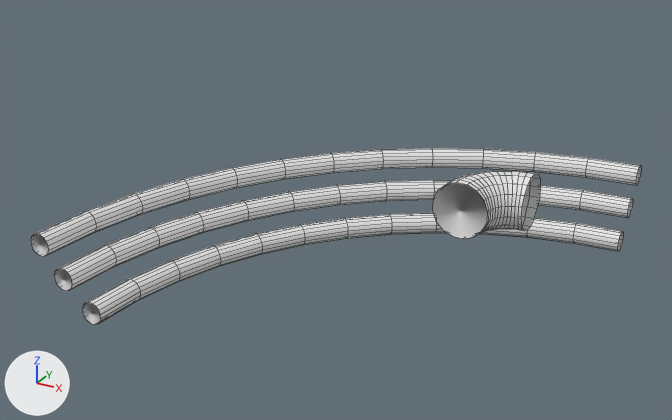
The FBX model Assets/Assets/DinandSpul/FBX's/BasicKit/Deco_Pipes_B.fbx: old version first, new version second.
Rendered twice from a camera (50 mm lens) standing at (5.31, -4.26, 4.46) and looking at (2.14, 1.5, 1.58). Every picture has the same lights, and +X, +Y and +Z are marked at lower left. The first picture is the older version. Mesh edges are drawn as thin lines. Where no turn or scale is listed for an object, it has been applied to the vertices.

Names of what the first picture shows: 'Deco_Pipes_B'.
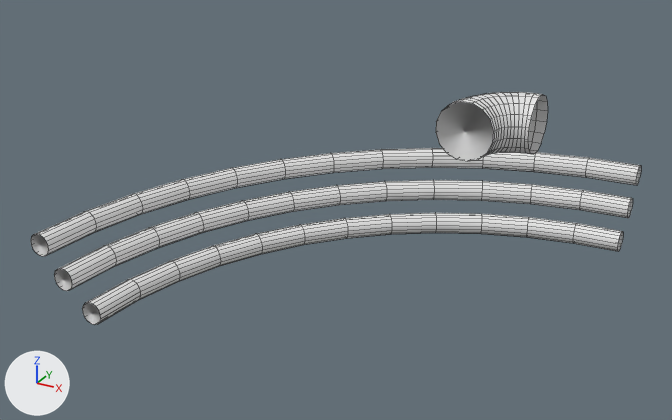
Where the change shows, as pixel boxes (x1, y1, x2, y2) in the pictures (672 x 420 px; the box of a moved part takes in the faces that stretch with it):
```json
{"object": "Deco_Pipes_B", "change": "reshaped", "before": [31, 148, 641, 324], "after": [31, 92, 641, 324], "on screen": "32% taller"}
{"part": 1, "of": "me_cylinder_022", "change": "moved or reshaped", "before": [432, 171, 540, 239], "after": [436, 92, 548, 161]}
```

The change, as JSON lines over the scene's bpy script:
```json
{"block": "me_cylinder_022", "where": "# used by ob_deco_pipes_b; location = (0.0, 0.0, 0.0)"}
{"op": "remove", "block": "me_cylinder_022", "code": "me_cylinder_022.from_pydata(...)  # 832 vertices, 772 faces; spans x 0.45..4.0, y 0.0..3.55, z 1.01..2.64"}
{"op": "add", "block": "me_cylinder_022", "code": "me_cylinder_022.from_pydata(...)  # 832 vertices, 772 faces; spans x 0.45..4.0, y 0.0..3.55, z 1.01..3.08"}
{"block": "me_cylinder_022", "change": "me_cylinder_022 part 1: the loose piece of 208 vertices spanning x 3.55..4.0, y 0.0..0.45, z 2.33..2.64 is moved by (0.0, 0.0, 0.44)"}
```
